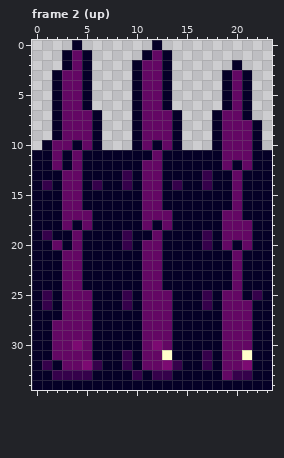
File history of a pixel-art file, data/imgs/animations/aseprite/spikes.aseprite. The picture above was drawn from the file before the commit.
24x35 pixels, 2 frames. Shown: frame 2 (up).
Now the later version:
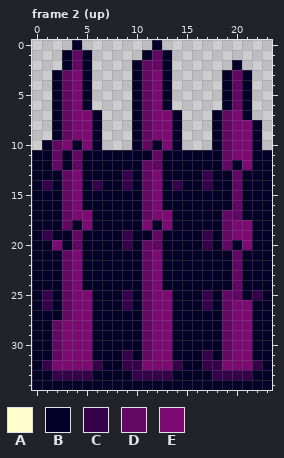
Palette (. is transparent): A #fffdcb  B #050027  C #35014b  D #630764  E #7c0a72
Edits made:
Changed rows in their new state; - is an unchanged pixel.
Frame 2 (up), layer "temporary_layer":
first column x 2:
 3 --E-------E----------
 4 --E-------E----------
 5 --E-------E----------
 6 --E-------E----------
 7 --EE------EE------E--
 8 --EE------EE------EE-
 9 --EE------EE------EE-
10 -E-E-------E------EE-
11 ------------------EE-
12 -------------------E-
13 --E-------E----------
14 --E-------E----------
15 --E-------E----------
16 --E-------E----------
17 --EE------EE---------
18 ---E-----E-E------EE-
19 ------------------EE-
20 E------------------E-
21 --E-------E----------
22 --E-------E----------
23 --E-------E----------
24 --E-------E----------
25 --EE------EE---------
26 --EE------EE------EE-
27 --EE------EE------EE-
28 -EEE------EE------EE-
29 -EEE------EE------EE-
30 -E-E-------E------EE-
31 -EEE------EE------EE-
32 EEE-----CEE-----CEE-C
33 ---------C------CC---
Changed places in both pictures, as pixel boxes (x1, y1, x2, y2):
changed: (52, 70, 92, 370)
changed: (132, 70, 172, 380)
changed: (232, 110, 252, 170)
changed: (232, 220, 252, 250)
changed: (212, 300, 262, 380)
